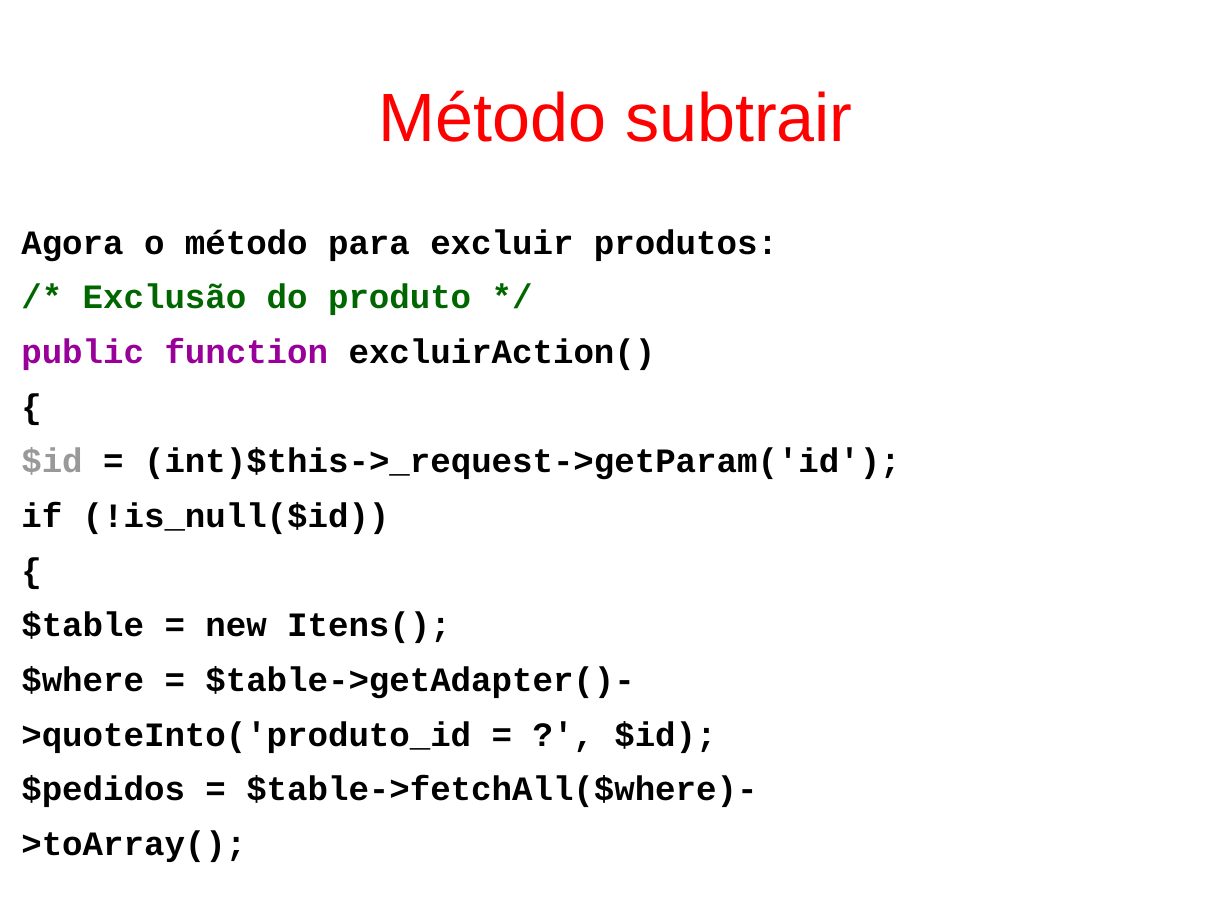
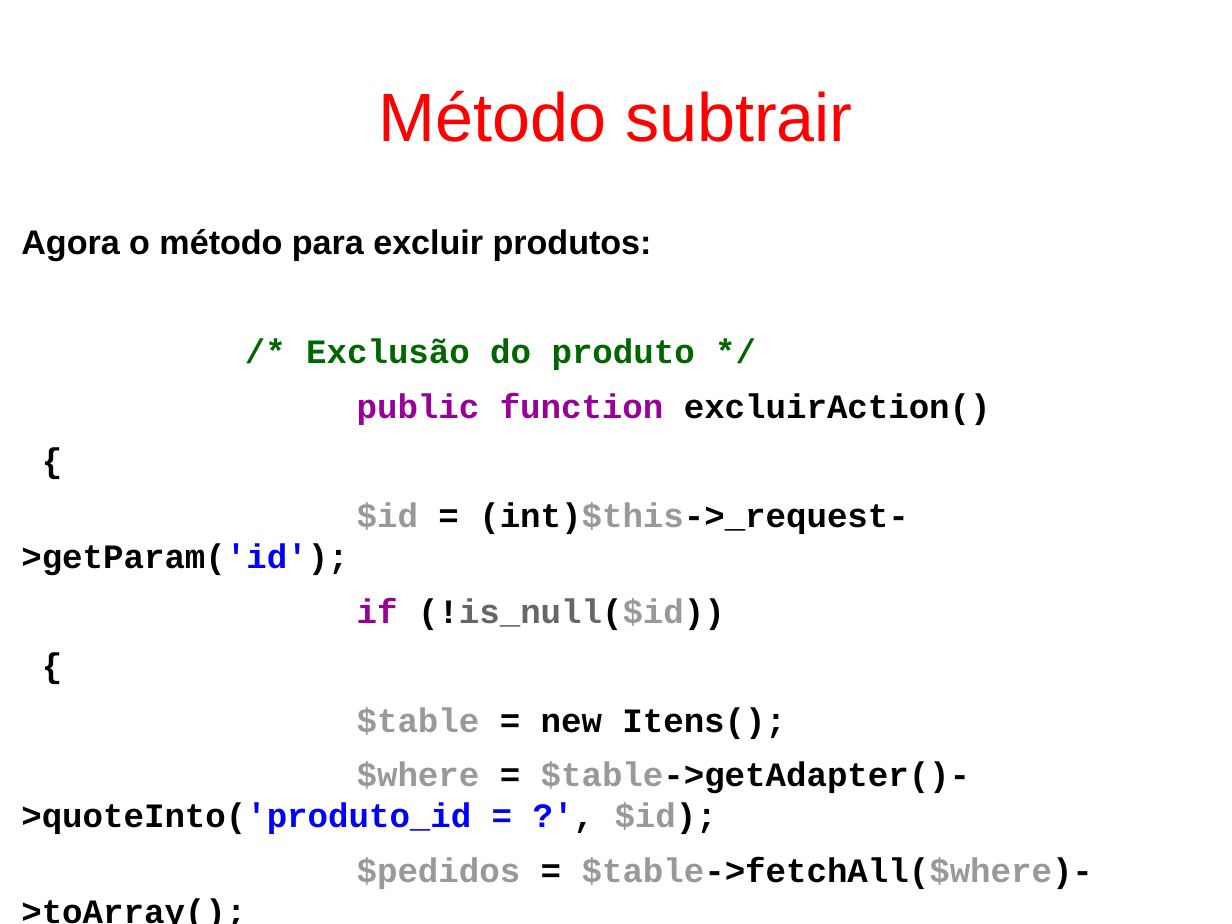
Before and after one commit to fgsl/lojasacme, a slide deck: slide 154 of docs/tutorial.odp. Drawn at 1232x924 pixels with LibreOffice and Linux fonts; fonts in the diff are those of the drawing. Boxes give left, top, right and bottom in pixels: in the first picture for what was removed or moved away, otherwise in the second. Text is boxed around its words. In the diff, an @@ line names an element or a change of style, - is before the commit and + after.

Commit message:
Redigir a Documentação #2

```diff
--- a/docs/tutorial.odp
+++ b/docs/tutorial.odp
@@ text at [21,229,908,739]: font Courier New to Arial in "Agora o método para excluir produtos:"; text colour #000000 to #999999 in "(int)$this->_request->getParam('id');", "(!is_null($id))", "$table"; text colour #000000 to #0000FF in "(int)$this->_request->getParam('id');"; text colour #000000 to #990099 in "if"; text colour #000000 to #666666 in "(!is_null($id))" @@
@@ text at [21,762,1093,924]: text changed @@
-$where = $table->getAdapter()-
->quoteInto('produto_id = ?', $id);
-$pedidos = $table->fetchAll($where)-
->toArray();
+$where = $table->getAdapter()->quoteInto('produto_id = ?', $id);
+$pedidos = $table->fetchAll($where)->toArray();
```
